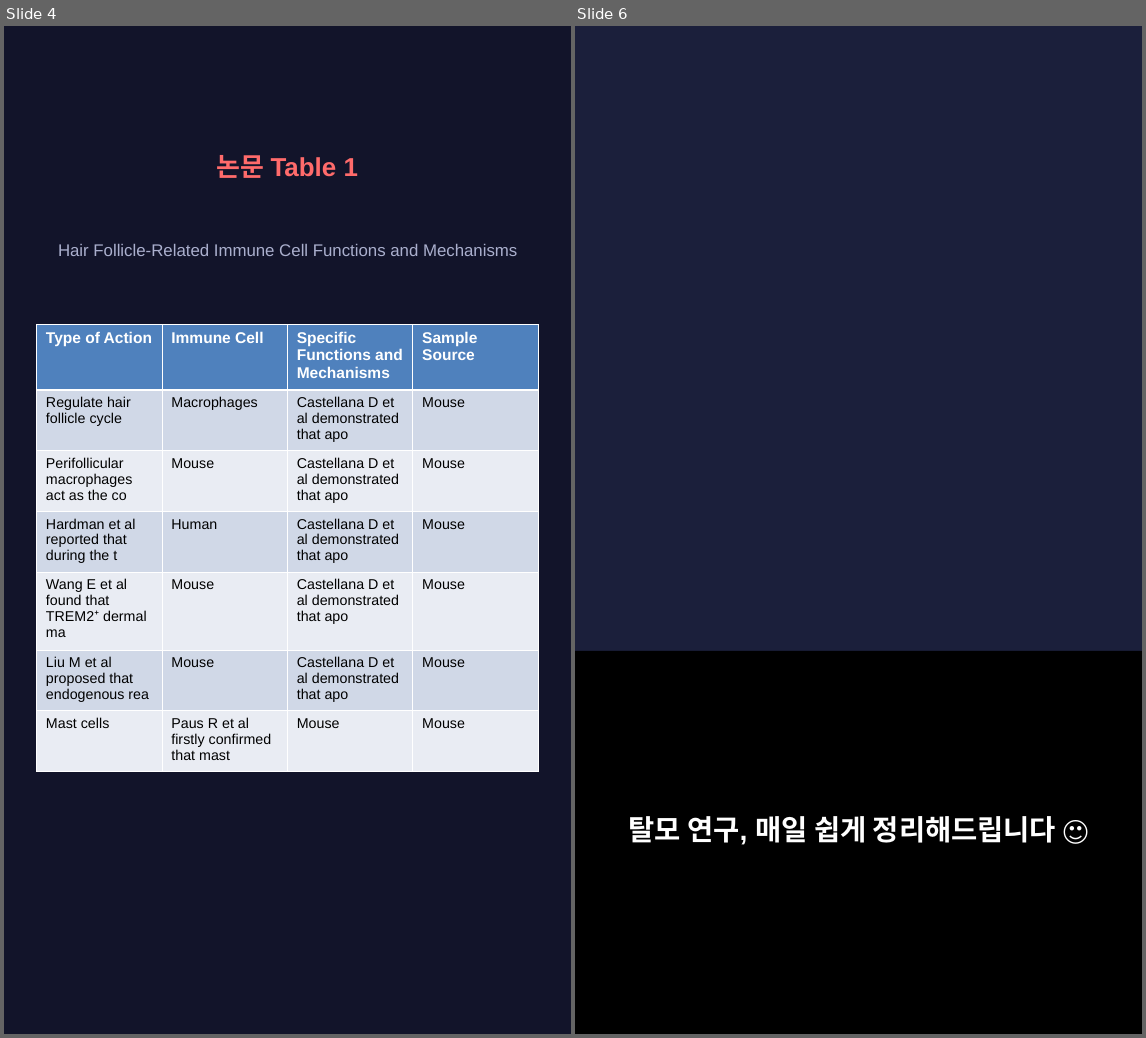
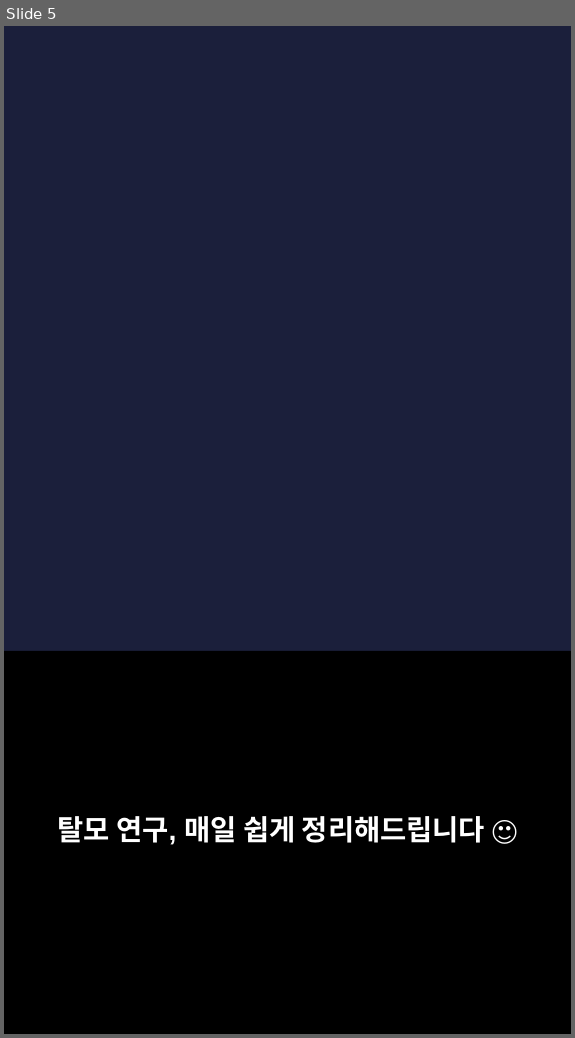
Before and after one commit to hyokang2010-BJ-ANTH/product-builder-test, a slide deck: pwa/data/latest/slides.pptx. Shown side by side, each under a label of ours: slides 4 and 6 before the commit, slide 5 after it; the slides between them are not shown. The pictures are 1146x1038 and 575x1038 pixels, drawn with LibreOffice and Linux fonts; fonts in the diff are those of the drawing; background and template pictures are left out. Boxes give left, top, right and bottom in pixels: in the first picture for what was removed or moved away, otherwise in the second. Text is boxed around its words. In the diff, an @@ line names an element or a change of style, - is before the commit and + after.

```diff
--- a/pwa/data/latest/slides.pptx
+++ b/pwa/data/latest/slides.pptx
@@ slide 4 removed at (x1=4, y1=26, x2=571, y2=1034), background #12142A @@
@@ text removed at (x1=217, y1=155, x2=358, y2=178) @@
-논문 Table 1
@@ text removed at (x1=58, y1=244, x2=517, y2=256) @@
-Hair Follicle-Related Immune Cell Functions and Mechanisms
@@ table removed at (x1=37, y1=324, x2=536, y2=764), 7 rows, 4 columns @@
-Type of Action | Immune Cell | Specific Functions and Mechanisms | Sample Source
-Regulate hair follicle cycle | Macrophages | Castellana D et al demonstrated that apo | Mouse
-Perifollicular macrophages act as the co | Mouse | Castellana D et al demonstrated that apo | Mouse
-Hardman et al reported that during the t | Human | Castellana D et al demonstrated that apo | Mouse
-Wang E et al found that TREM2⁺ dermal ma | Mouse | Castellana D et al demonstrated that apo | Mouse
-Liu M et al proposed that endogenous rea | Mouse | Castellana D et al demonstrated that apo | Mouse
-Mast cells | Paus R et al firstly confirmed that mast | Mouse | Mouse
@@ what was slide 6 is now slide 5 @@
```
Also in this commit, not shown: 3 slides changed, 4 slides added, 5 other slides removed, 27 other files.
